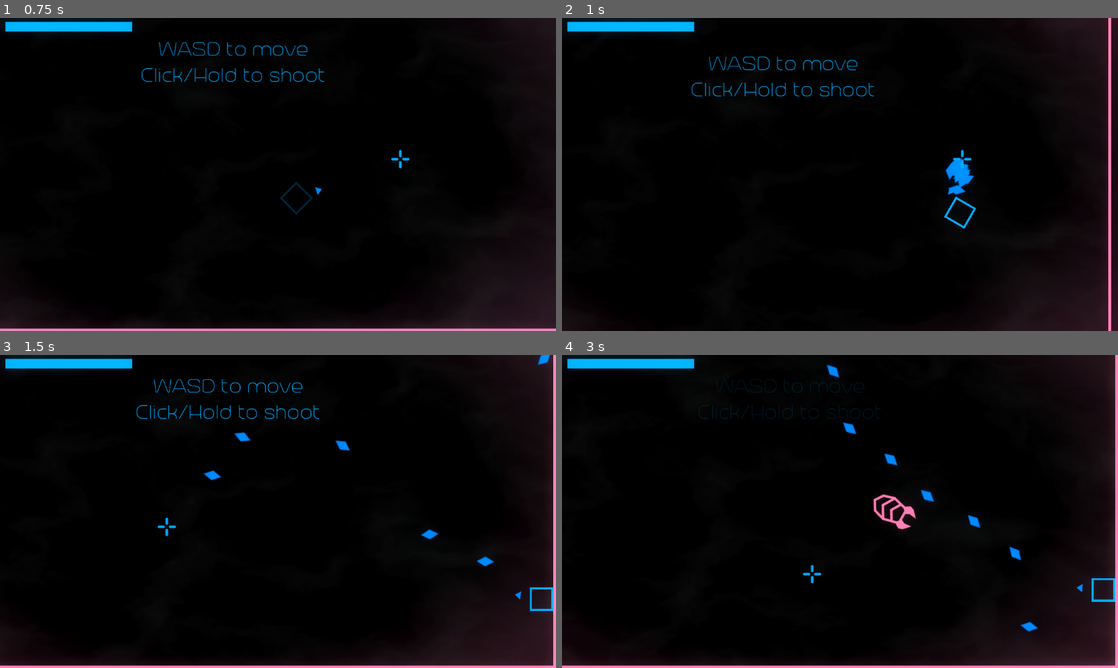
Above: before the commit, frames 1-4 (two rows, left to right).
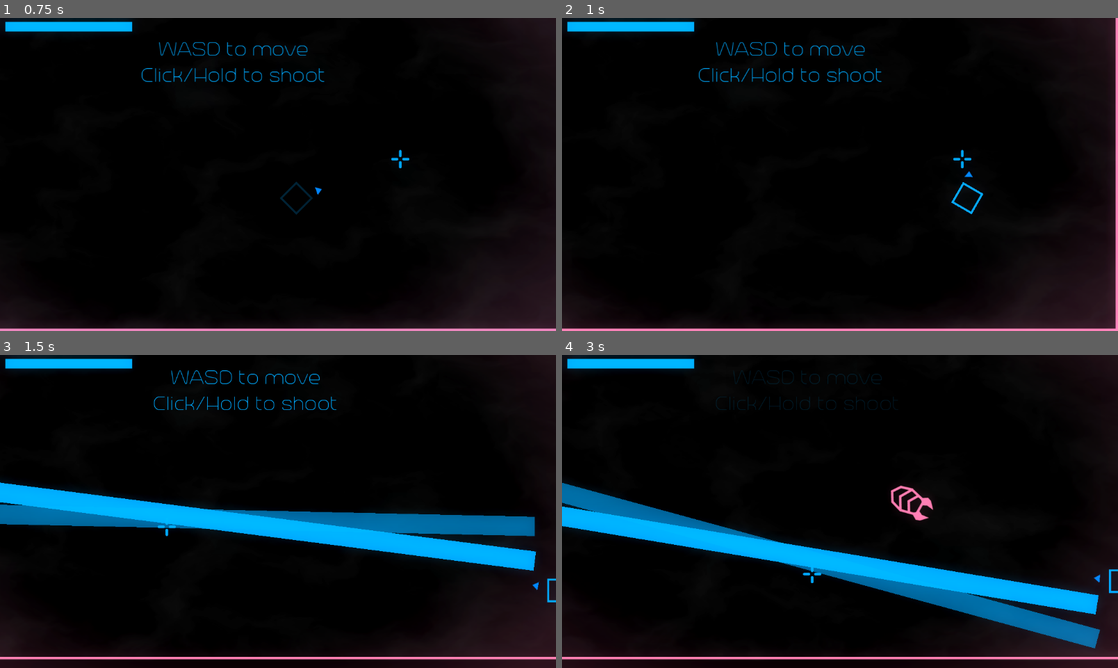
Above: after the commit, the same moments.

Repository: ArandomPsi/campfirejamthingy
Game: Godot game, scene res://scenes/testmap.tscn
The game is run twice, just before and just after one commit, with the same random seed, the same clock (stepped at 60 frames per second) and the same inputs. This scene is started directly instead of the project's main scene.
Inputs (mouse positions are in pixels of both pictures, inside the frame that each line leads up to):
- Up to frame 1 (0.75 s): move the mouse to (400, 158) at 0.52 s; press the mouse at (400, 158) at 0.53 s; hold D (right) from 0.53 s (still down)
- Up to frame 2 (1 s): keep holding D (right)
- Up to frame 3 (1.5 s): move the mouse to (166, 527) at 1.27 s; release D (right) at 1.28 s; release the mouse at (166, 527) at 1.28 s; hold S (down) from 1.28 s (still down); click (166, 527) at 1.35 s
- Up to frame 4 (3 s): move the mouse to (895, 442) at 2.02 s; release S (down) at 2.03 s; press the mouse at (895, 442) at 2.03 s; hold D (right) 2.03-2.78 s; move the mouse to (812, 574) at 2.77 s; release the mouse at (812, 574) at 2.78 s; hold W (up) from 2.78 s (still down); click (812, 574) at 2.85 s

Frame 1 is identical in both runs. In frame 2, 3.9% of the frame differs, in the area x 0-100%, y 0-100%; in frame 3, 14%; in frame 4, 14%.

Commit message:
My sister added stuff
Balancing, name changes courtesy of my sister, and one new weapon made by my sister and fixed by me

Diff:
--- a/global.gd
+++ b/global.gd
@@ -3,11 +3,12 @@
 var playerpos : Vector2
 var flash : float = 0
 var room : int = 0
-var shake : int = 0
-var playerweapon : int = 0
+var shake : float = 0
+var playerweapon : int = 4
 var trueroom : int = 0
+var playerdead : bool = false
 
 func _process(delta):
-	shake -= 1
+	shake -= delta * 120
 	shake = clampi(shake,0,9999)
 	flash = lerpf(flash,0.0,0.15)
--- a/project.godot
+++ b/project.godot
@@ -10,7 +10,7 @@
 
 [application]
 
-config/name="gay jam game"
+config/name="breached"
 run/main_scene="res://scenes/titlescreen.tscn"
 config/features=PackedStringArray("4.2", "Forward Plus")
 run/max_fps=120
--- /dev/null
+++ b/scenes/bullets/lasershot.tscn
@@ -0,0 +1,25 @@
+[gd_scene load_steps=3 format=3 uid="uid://de27smgfasixp"]
+
+[ext_resource type="Script" path="res://scripts/lasershot.gd" id="1_wav70"]
+
+[sub_resource type="RectangleShape2D" id="RectangleShape2D_5p1xc"]
+size = Vector2(1962, 60)
+
+[node name="lasershot" type="Node2D"]
+script = ExtResource("1_wav70")
+
+[node name="ColorRect" type="ColorRect" parent="."]
+offset_top = -21.0
+offset_right = 1954.0
+offset_bottom = 19.0
+color = Color(0, 0.65098, 1, 1)
+
+[node name="Area2D" type="Area2D" parent="."]
+collision_layer = 0
+collision_mask = 4
+
+[node name="CollisionShape2D" type="CollisionShape2D" parent="Area2D"]
+position = Vector2(980, 0)
+shape = SubResource("RectangleShape2D_5p1xc")
+
+[connection signal="body_entered" from="Area2D" to="." method="_on_area_2d_body_entered"]
--- a/scenes/titlescreen.tscn
+++ b/scenes/titlescreen.tscn
@@ -290,9 +290,9 @@
 texture = ExtResource("10_w8vkl")
 
 [node name="PointLight2D" type="PointLight2D" parent="Lamp2"]
-position = Vector2(115.639, 157.501)
+position = Vector2(102.391, 107.33)
 rotation = 1.25363
-scale = Vector2(3.48245, 2.99648)
+scale = Vector2(3.37427, 2.99524)
 color = Color(1, 1, 0.478431, 1)
 energy = 0.14
 texture = ExtResource("8_3d8u6")
--- a/scripts/bugs/millipede.gd
+++ b/scripts/bugs/millipede.gd
@@ -49,6 +49,9 @@
 	$sprite.offset = Vector2.ZERO
 	if shaking > 1:
 		$sprite.offset += Vector2(randi_range(-5,5),randi_range(-5,5))
+
+	if global.playerdead:
+		queue_free()
 
 
 	move_and_slide()
--- /dev/null
+++ b/scripts/lasershot.gd
@@ -0,0 +1,31 @@
+extends Node2D
+
+@export var damage : int = 20
+
+
+func _ready():
+	var b = preload("res://scenes/sounds/shoot.tscn").instantiate()
+	get_tree().root.add_child(b)
+	spawnstart()
+	var timer = get_tree().create_timer(0.08)
+
+	var tween = create_tween()
+	tween.tween_property(self,"modulate",Color(1,1,1,0),0.3)
+	await timer.timeout
+	$Area2D/CollisionShape2D.disabled = false
+	await tween.finished
+	queue_free()
+
+
+func _on_area_2d_body_entered(body):
+	if body.has_method("damage"):
+		body.damage(damage)
+		var b = preload("res://scenes/vfx/hitparticle.tscn").instantiate()
+		get_tree().root.add_child(b)
+		b.position = body.position
+
+
+func spawnstart():
+	var b = preload("res://scenes/vfx/hitparticle.tscn").instantiate()
+	get_tree().root.add_child(b)
+	b.position = position
--- a/scripts/player.gd
+++ b/scripts/player.gd
@@ -5,9 +5,10 @@
 var movedir : Vector2
 var shotcooldown : float = 0
 
-var shottype : int = 3
-var shotcooldowns : Array = [15,40,5,100]
+var shottype : int = 4
+var shotcooldowns : Array = [15,40,5,50,0]
 var stats : Array[float] = [1,1,1,1,1,1]
+var specialshotcharge : float = 0
 var prev_def_stat : int = 1
 var prev_inv_stat : int = 1
 #attack, defense, firerate, speed, amount of bullets, iframes
@@ -19,13 +20,16 @@
 var iframes : int = 60
 var maxiframes : int = 50
 
+
 var t : float
 
 var roomalpha : float = 0
 
 func _ready():
+	global.trueroom = 0
 	shottype = global.playerweapon
 	$hud/hudtransition.visible = true
+	global.playerdead = false
 	transitionin()
 
 func _physics_process(delta):
@@ -33,7 +37,7 @@
 	iframes -= 1
 	statsstuff()
 	if hp >= 1 and $hud/table.visible == false:
-		controls()
+		controls(delta)
 	updateposition(delta)
 	$sprite.rotation_degrees += 300 * delta
 	hp = clampi(hp,0,maxhp)
@@ -51,11 +55,18 @@
 
 
 
-func controls():
+func controls(delta):
 	movedir = Input.get_vector("left","right","up","down").normalized()
-	if Input.is_action_pressed("shoot") and shotcooldown < 1 and iframes < (maxiframes / 4):
-		shoot()
-		shotcooldown = shotcooldowns[shottype]
+	if shottype == 4:
+		if Input.is_action_pressed("shoot") and iframes < 1:
+			specialshotcharge += delta * 20
+		if Input.is_action_just_released("shoot"):
+			shoot()
+			specialshotcharge = 0
+	else:
+		if Input.is_action_pressed("shoot") and shotcooldown < 1 and iframes < (maxiframes / 4):
+			shoot()
+			shotcooldown = shotcooldowns[shottype]
 	if $hud/table.visible:
 		movedir = Vector2.ZERO
 
@@ -113,7 +124,7 @@
 				b.position = $arrow.global_position + $arrow.transform.x * $arrow.offset.x
 				b.maxdistance = 80
 				b.accuracy = 10
-				b.damage = 1 + stats[0] * 2
+				b.damage = 2 + stats[0] * 2
 				b.look_at(get_global_mouse_position())
 				get_tree().root.add_child(b)
 		3:
@@ -121,12 +132,22 @@
 				global.shake += 4
 				var b = preload("res://scenes/bullets/bullet.tscn").instantiate()
 				b.position = $arrow.global_position + $arrow.transform.x * $arrow.offset.x
-				b.speed = 2000
+				b.speed = 1800
 				b.dagger = true
 				b.accuracy = 15
-				b.damage = 10 + stats[0] * 2
-				b.look_at(get_global_mouse_position())
-				get_tree().root.add_child(b)
+				b.damage = 20 + stats[0] * 2
+				b.look_at(get_global_mouse_position())
+				get_tree().root.add_child(b)
+		4:
+			for i in range(int(1 * (stats[4] * 2))):
+				global.shake += 10
+				var b = preload("res://scenes/bullets/lasershot.tscn").instantiate()
+				b.position = $arrow.global_position + $arrow.transform.x * $arrow.offset.x
+				b.rotation_degrees += randi_range(-5,5)
+				b.damage = specialshotcharge + stats[0] * 4
+				b.look_at(get_global_mouse_position())
+				get_tree().root.add_child(b)
+				print(str(b.damage))
 
 
 func damage(amount):
@@ -143,6 +164,7 @@
 		if hp < 1:
 			iframes = 300000
 			die()
+			global.playerdead = true
 
 func transition():
 	global.flash = 1
--- a/scripts/thefirewall.gd
+++ b/scripts/thefirewall.gd
@@ -12,6 +12,8 @@
 	print(hp)
 	if not $attackplayer.is_playing():
 		$attackplayer.play(attacks.pick_random())
+	if global.playerdead:
+		queue_free()
 
 func spawnflashfire():
 	var b = preload("res://scenes/bugs/f_lash_fire_attack.tscn").instantiate()
--- a/scripts/titlescreen.gd
+++ b/scripts/titlescreen.gd
@@ -2,9 +2,9 @@
 var t : float
 var currentweaponthingy : int = 0
 var currentweaponthingytext : Array = [">Peashooter OS \n --the basic all rounder os",
-">Point Blank OS \n --Low Range, High Damage",
+">NOOB OS \n --Low Range, High Damage; 'Caesoh' -The average gen alpha kid",
 ">Rayul OS \n --spray 'n' pray",
-">Thorfinn OS \n --Gifted by the fathers",]
+">Thorfinn OS \n --Gifted by the bannana man",]
 
 var pressed : bool = false
 
